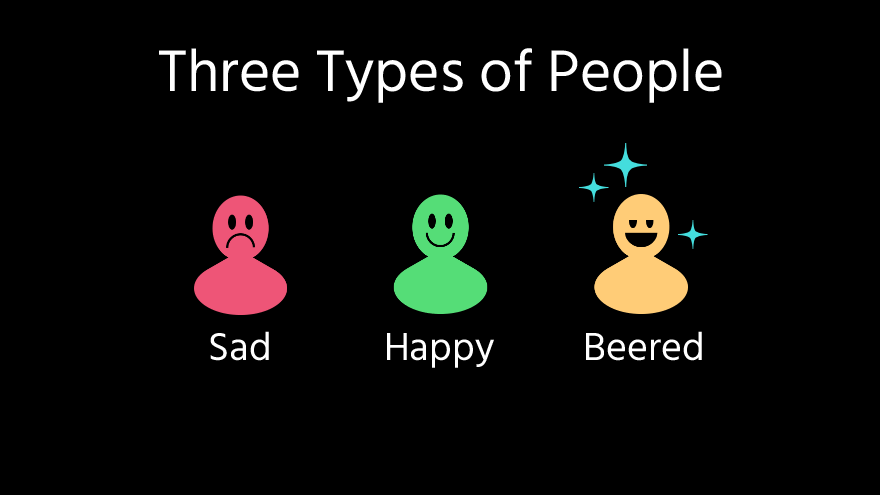
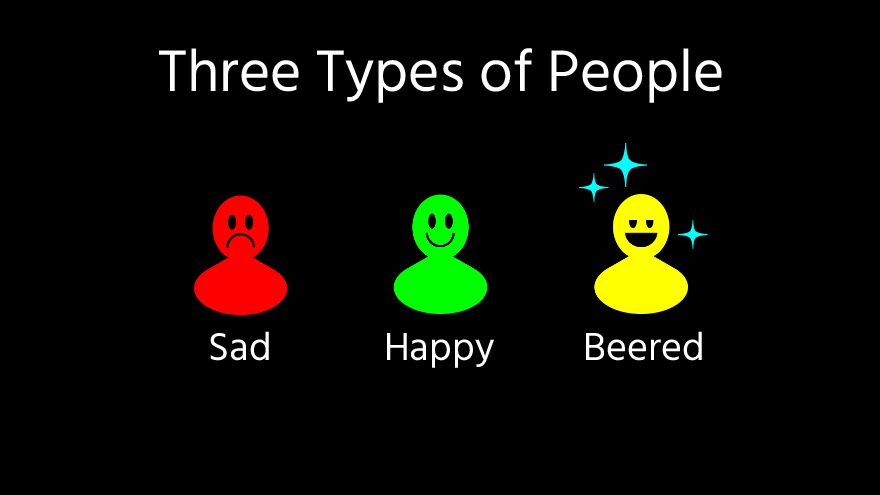
Layer changes from the first (880, 495) image to the second:
painted on "Slides Cyan" over left=579, top=143, right=708, bottom=249
painted on "Slides Yellow" over left=594, top=194, right=688, bottom=314
painted on "Slides Green" over left=393, top=194, right=488, bottom=314
painted on "Slides Red" over left=194, top=195, right=287, bottom=315
